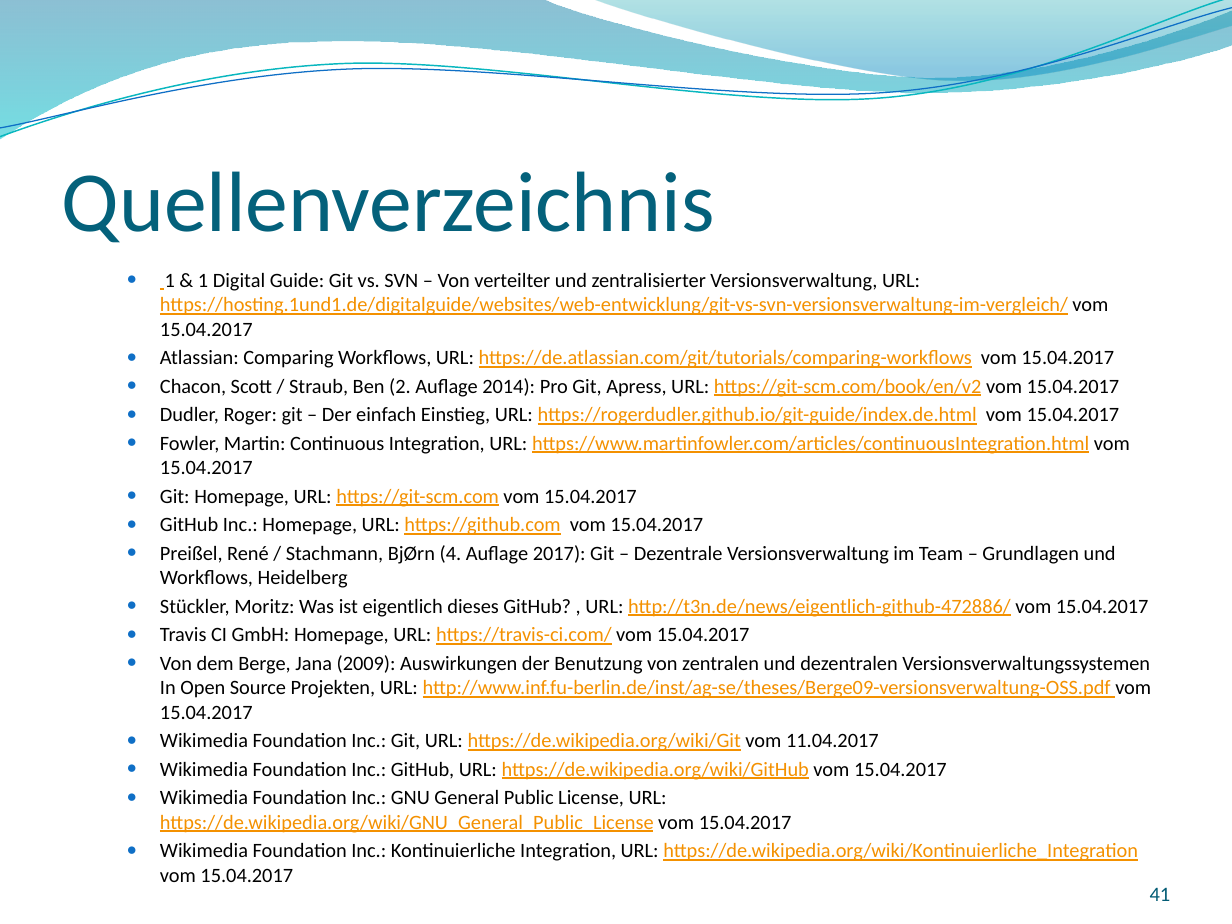
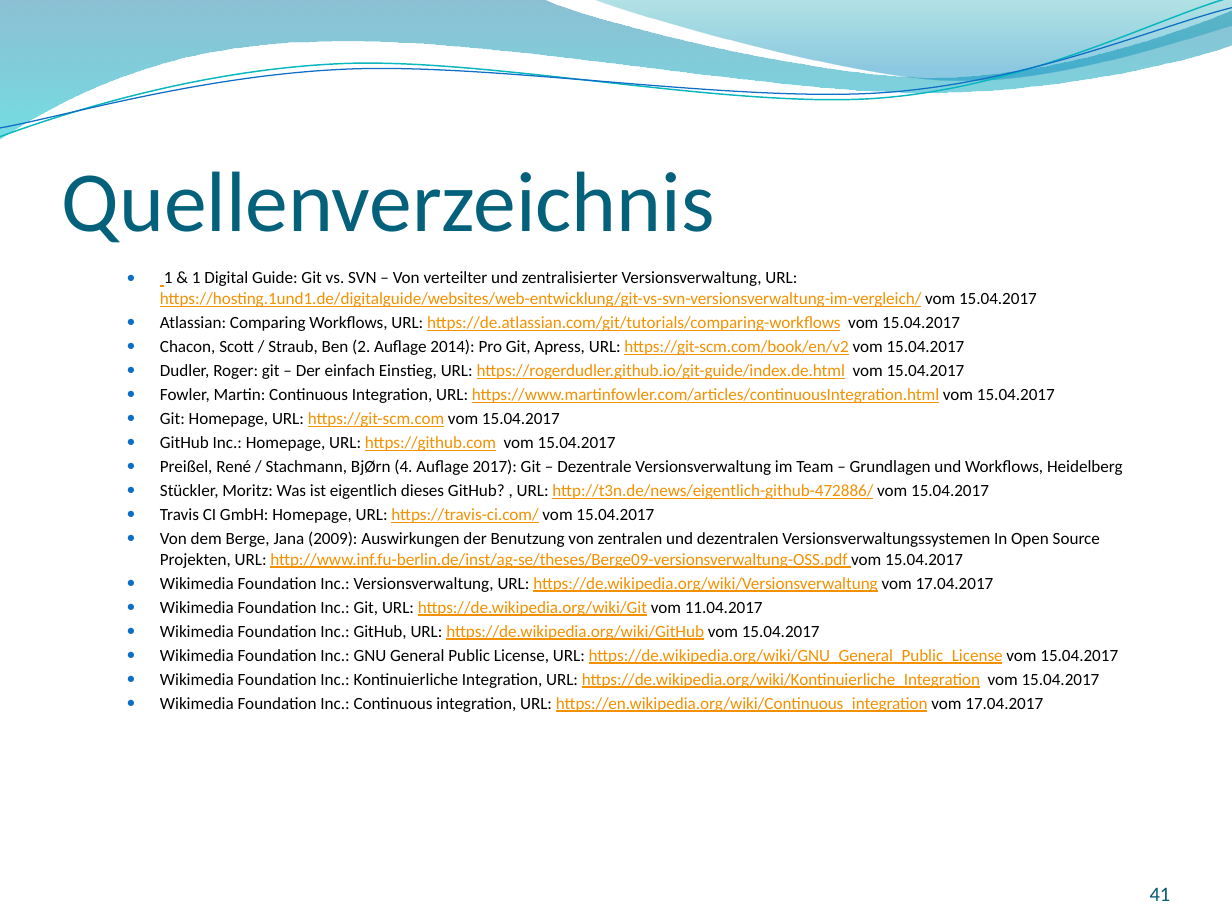
Before and after one commit to GitTyCat42/GITVortrag, a slide deck: slide 41 of SS2017_Git_2017-04-27_Nina-Stodolka_Johannes-Struzek.pptx. Drawn at 1232x924 pixels with LibreOffice and Linux fonts; fonts in the diff are those of the drawing; background and template pictures are left out. Boxes give left, top, right and bottom in pixels: in the first picture for what was removed or moved away, otherwise in the second. Text is boxed around its words. In the diff, an @@ line names an element or a change of style, - is before the commit and + after.

Commit message:
Versionsverwaltung
Vergleich

```diff
--- a/SS2017_Git_2017-04-27_Nina-Stodolka_Johannes-Struzek.pptx
+++ b/SS2017_Git_2017-04-27_Nina-Stodolka_Johannes-Struzek.pptx
@@ text at bbox=[160, 271, 1123, 688]: size 11.9 to 10 pt in "1 & 1 Digital Guide: Git vs. ...", "Atlassian: Comparing Workflows, URL: https://de.atlassian.co ...", "Chacon, Scott / Straub, Ben (2. Auflage ...", "Dudler, Roger: git – Der einfach Einstieg, ..." and 11 more places @@
@@ text at bbox=[160, 577, 994, 592]: paragraph added @@
+  ● Wikimedia Foundation Inc.: Versionsverwaltung, URL: https://de.wikipedia.org/wiki/Versionsverwaltung vom 17.04.2017
@@ text at bbox=[160, 697, 1043, 712]: paragraph added @@
+  ● Wikimedia Foundation Inc.: Continuous integration, URL: https://en.wikipedia.org/wiki/Continuous_integration vom 17.04.2017
```
Also in this commit, not shown: 2 other slides changed.
